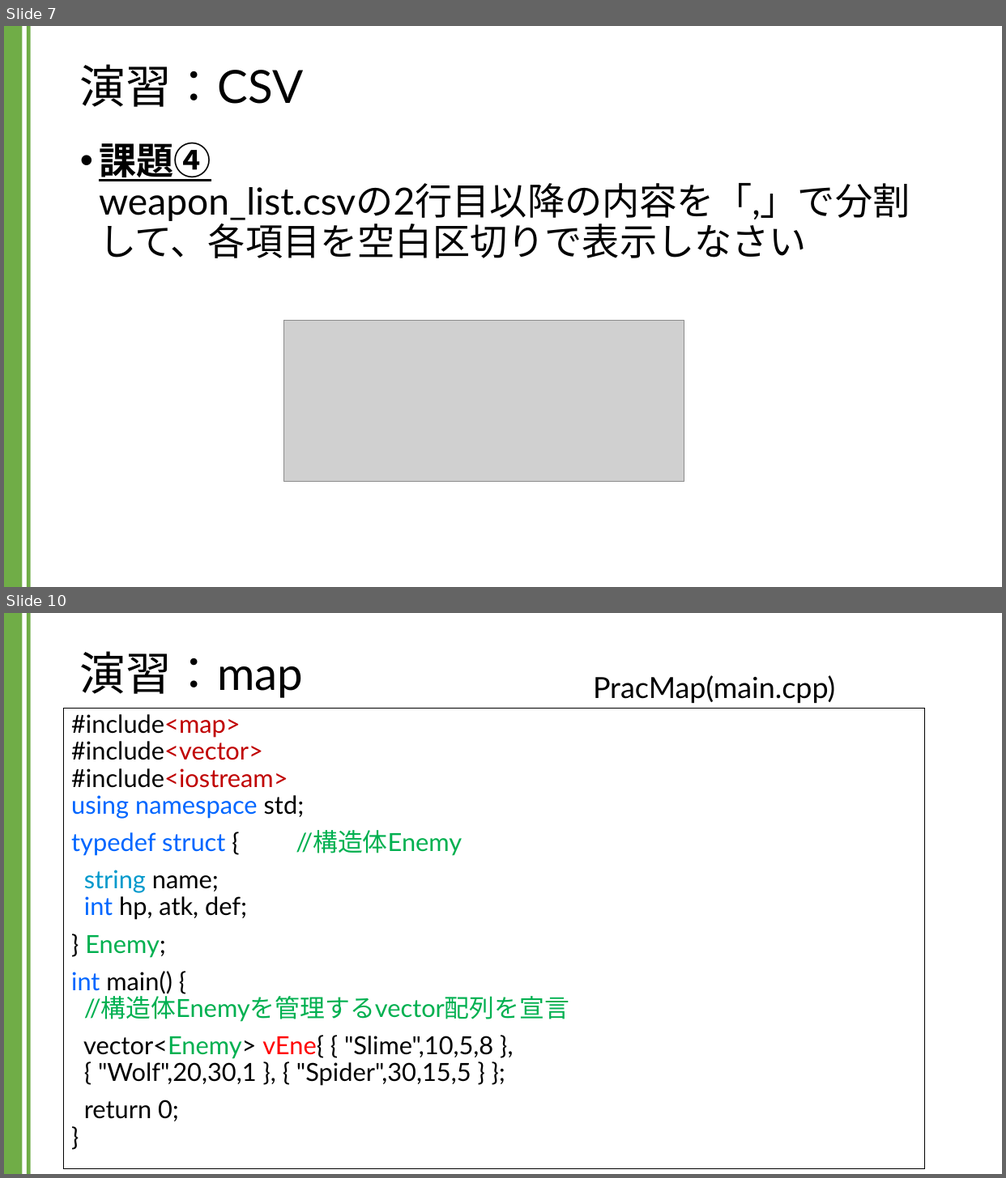
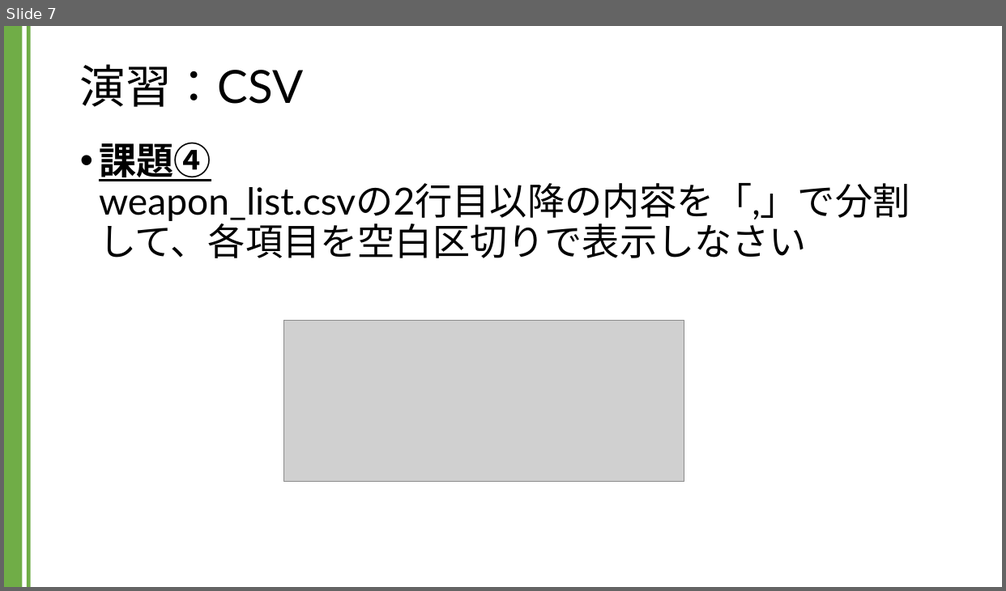
Before and after one commit to kic-murata/cpp2024, a slide deck: 授業資料/演習課題：CSV.pptx. Shown one above the other, each under a label of ours: slides 7 and 10 before the commit, slide 7 after it; the slides between them are not shown. The pictures are 1006x1178 and 1006x591 pixels, drawn with LibreOffice and Linux fonts; fonts in the diff are those of the drawing; grey boxes stand for pictures. Boxes give left, top, right and bottom in pixels: in the first picture for what was removed or moved away, otherwise in the second. Text is boxed around its words. In the diff, an @@ line names an element or a change of style, - is before the commit and + after.

```diff
--- a/授業資料/演習課題：CSV.pptx
+++ b/授業資料/演習課題：CSV.pptx
@@ slide 10 removed at bbox=[4, 613, 1002, 1174], background #FFFFFF; not listed: 2 template elements that a slide beside it also shows @@
@@ title removed at bbox=[80, 651, 304, 698] @@
-演習：map
@@ text removed at bbox=[593, 675, 835, 703] @@
-PracMap(main.cpp)
@@ text removed at bbox=[64, 708, 925, 1169] @@
-#include<map>
-#include<vector>
-#include<iostream>
-using namespace std;
-typedef struct { //構造体Enemy
-string name;
-int hp, atk, def;
-} Enemy;
-int main() {
-//構造体Enemyを管理するvector配列を宣言
-vector<Enemy> vEne{ { "Slime",10,5,8 },
-{ "Wolf",20,30,1 }, { "Spider",30,15,5 } };
-return 0;
-}
```
Also in this commit, not shown: 2 slides changed, 19 other slides removed, 2 other files.
